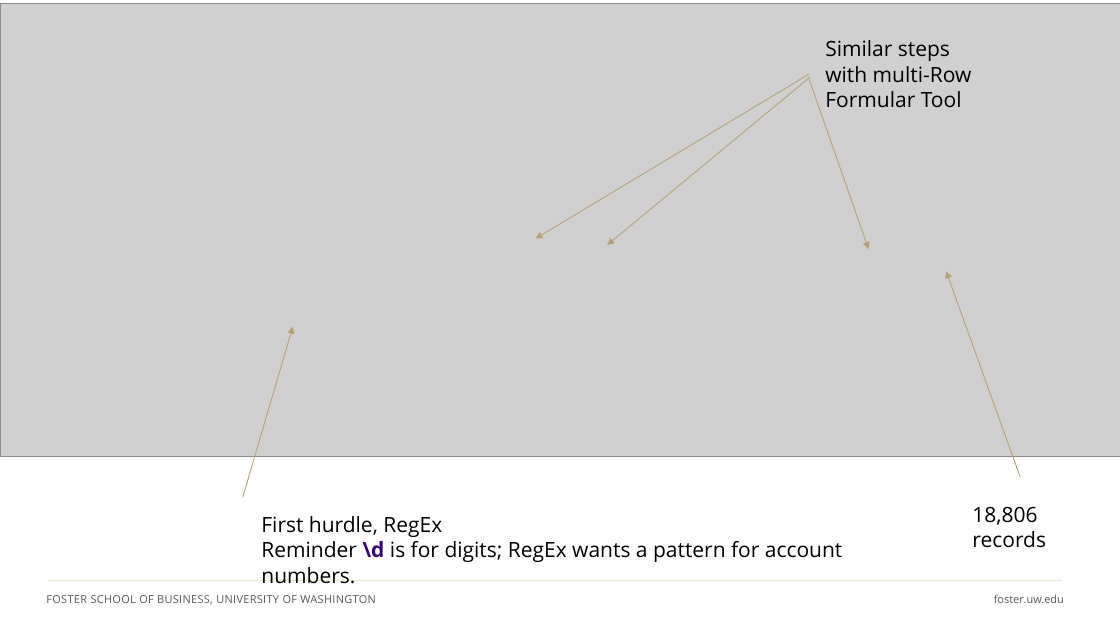
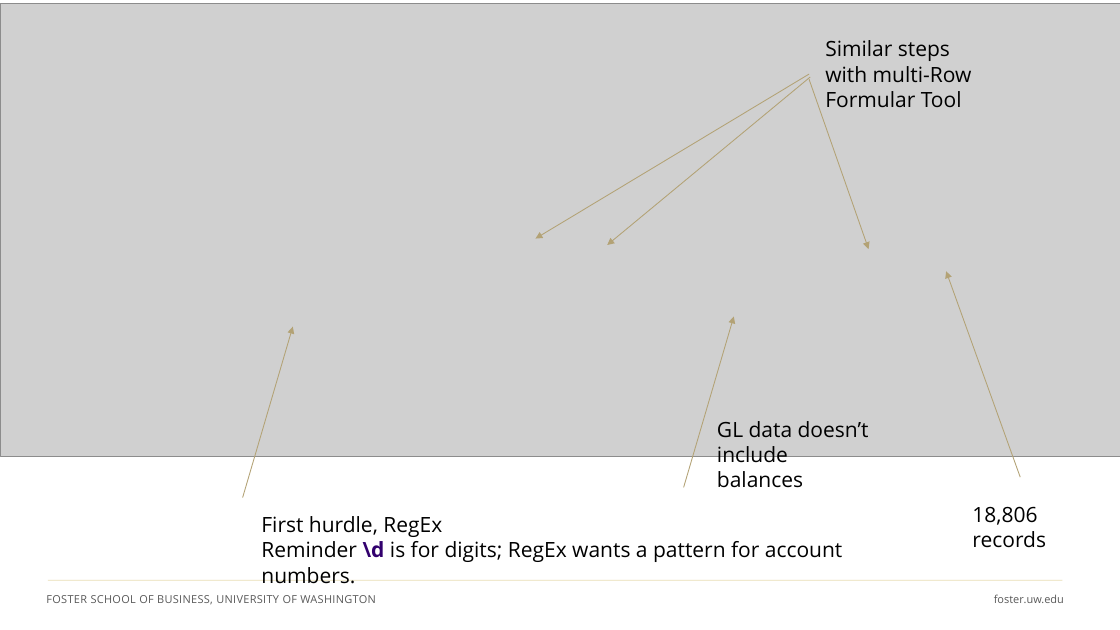
Before and after one commit to ashercurtis/slides.io, a slide deck: slide 13 of ACCTG320/ACCTG320Class11_2026.pptx. Drawn at 1120x630 pixels with LibreOffice and Linux fonts; fonts in the diff are those of the drawing; grey boxes stand for pictures. Boxes give left, top, right and bottom in pixels: in the first picture for what was removed or moved away, otherwise in the second. Text is boxed around its words. In the diff, an @@ line names an element or a change of style, - is before the commit and + after.

Commit message:
a320c11

```diff
--- a/ACCTG320/ACCTG320Class11_2026.pptx
+++ b/ACCTG320/ACCTG320Class11_2026.pptx
@@ arrow added from (684, 487) to (734, 317), #B4A275 0.75 pt @@
@@ text added at <box>717,421,869,488</box>, 18 pt, text #000000 @@
+GL data doesn’t include
+balances
```
